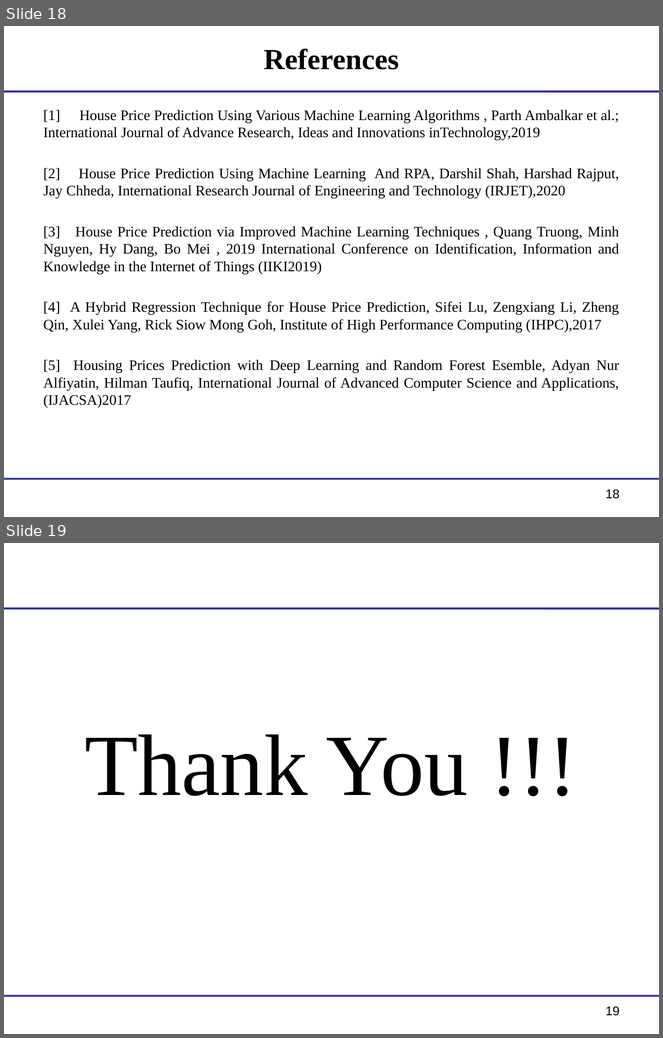
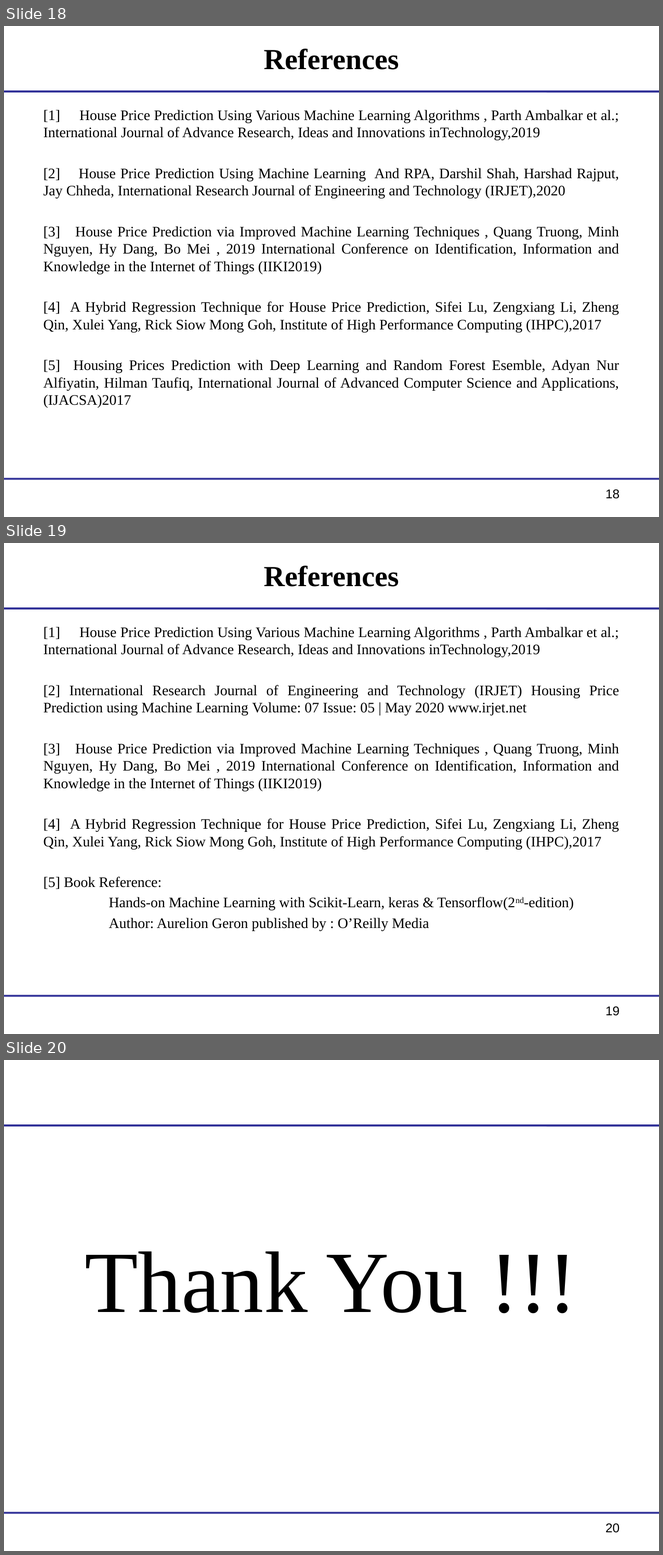
Before and after one commit to saloni-29/BE-Major-Project, a slide deck: Scrutiny Round 2.pptx. Shown one above the other, each under a label of ours: slides 18 and 19 before the commit, slides 18, 19 and 20 after it. The pictures are 663x1038 and 663x1555 pixels, drawn with LibreOffice and Linux fonts; fonts in the diff are those of the drawing; background and template pictures are left out. Boxes give left, top, right and bottom in pixels: in the first picture for what was removed or moved away, otherwise in the second. Text is boxed around its words. In the diff, an @@ line names an element or a change of style, - is before the commit and + after.

```diff
--- a/Scrutiny Round 2.pptx
+++ b/Scrutiny Round 2.pptx
@@ slide 19 added at (x1=4, y1=543, x2=659, y2=1034), background #FFFFFF; not listed: 2 template elements that a slide beside it also shows @@
@@ title added at (x1=264, y1=565, x2=399, y2=587), 32 pt, text #000000, bold @@
+References
@@ text added at (x1=44, y1=627, x2=620, y2=931), 16 pt, text #000000 @@
+[1] House Price Prediction Using Various Machine Learning Algorithms , Parth Ambalkar et al.; International Journal of Advance Research, Ideas and Innovations inTechnology,2019
+[2] International Research Journal of Engineering and Technology (IRJET) Housing Price Prediction using Machine Learning Volume: 07 Issue: 05 | May 2020 www.irjet.net
+[3] House Price Prediction via Improved Machine Learning Techniques , Quang Truong, Minh Nguyen, Hy Dang, Bo Mei , 2019 International Conference on Identification, Information and Knowledge in the Internet of Things (IIKI2019)
+[4] A Hybrid Regression Technique for House Price Prediction, Sifei Lu, Zengxiang Li, Zheng Qin, Xulei Yang, Rick Siow Mong Goh, Institute of High Performance Computing (IHPC),2017
+[5] Book Reference:
+Hands-on Machine Learning with Scikit-Learn, keras & Tensorflow(2nd-edition)
+Author: Aurelion Geron published by : O’Reilly Media
@@ page number added at (x1=606, y1=1007, x2=620, y2=1016), 14 pt, text #000000 @@
+19
@@ what was slide 19 is now slide 20 @@
@@ page number at (x1=606, y1=1524, x2=620, y2=1533): text changed @@
-19
+20
```
Also in this commit, not shown: 1 slide changed.
